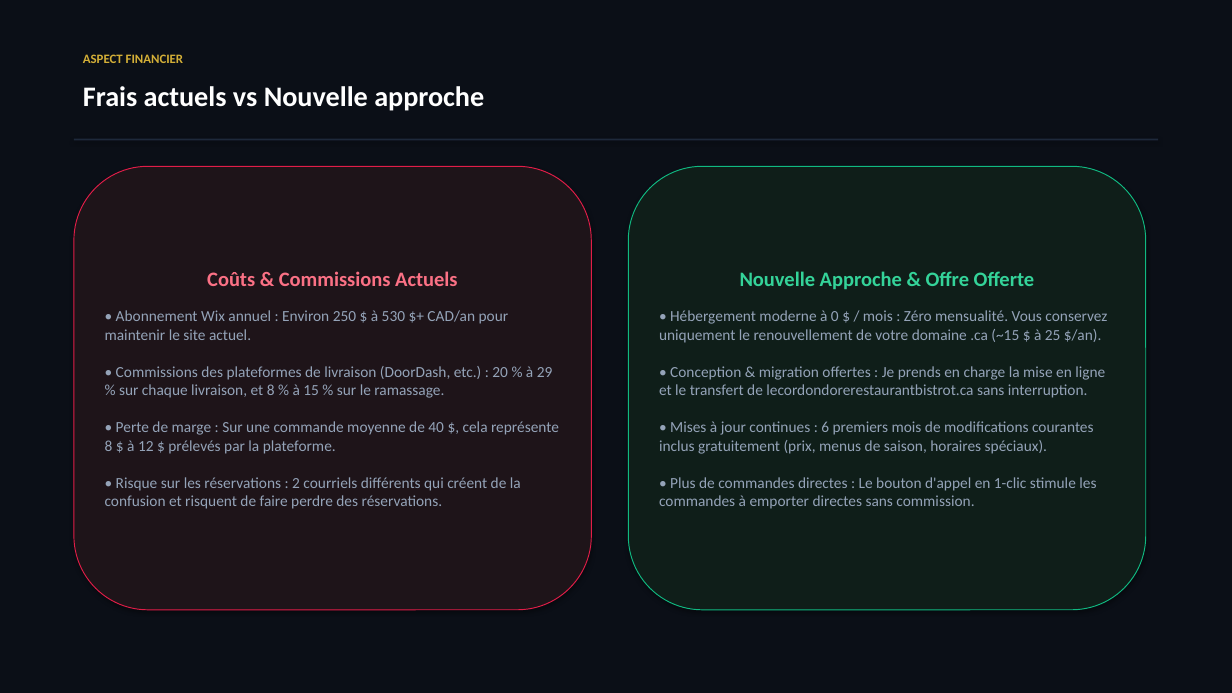
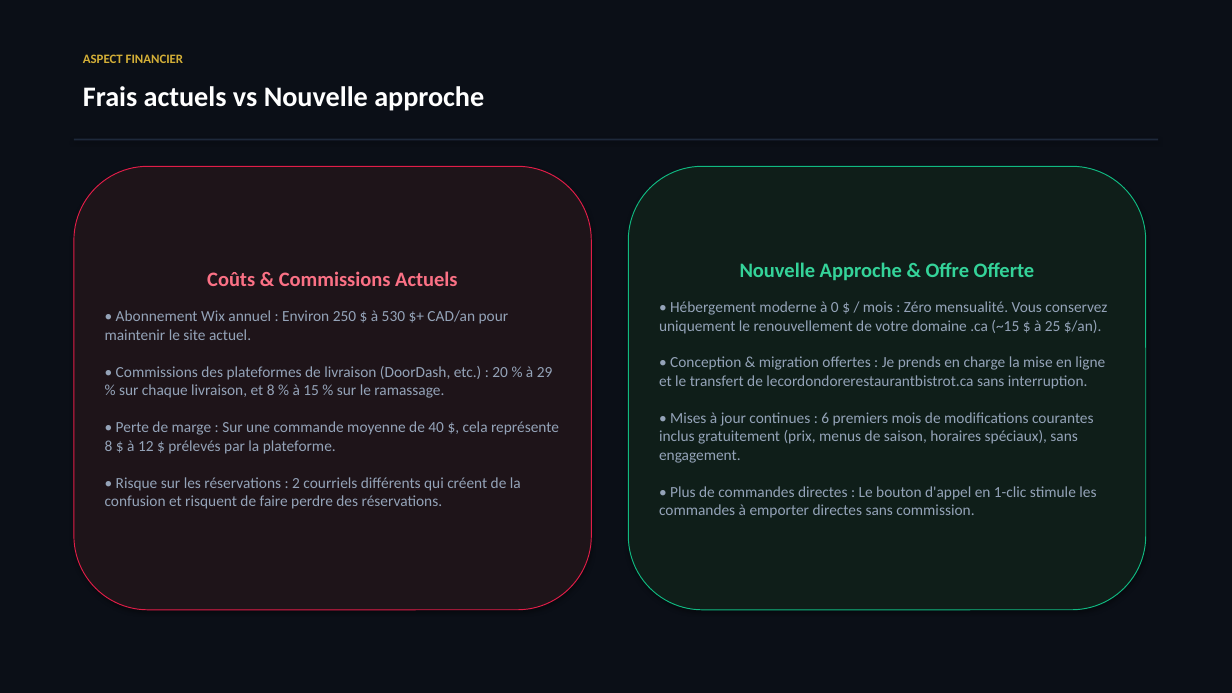
Before and after one commit to JopPank/le-cordon-dore, a slide deck: slide 6 of Presentation-Le-Cordon-Dore.pptx. Drawn at 1232x693 pixels with LibreOffice and Linux fonts; fonts in the diff are those of the drawing. Boxes give left, top, right and bottom in pixels: in the first picture for what was removed or moved away, otherwise in the second. Text is boxed around its words. In the diff, an @@ line names an element or a change of style, - is before the commit and + after.

```diff
--- a/Presentation-Le-Cordon-Dore.pptx
+++ b/Presentation-Le-Cordon-Dore.pptx
@@ text in rounded rectangle at <box>659,301,1107,518</box>: text changed @@
-• Hébergement moderne à 0 $ / mois : Zéro mensualité. Vous conservez uniquement le renouvellement de votre domaine .ca (~15 $ à 25 $/an).
-• Conception & migration offertes : Je prends en charge la mise en ligne et le transfert de lecordondorerestaurantbistrot.ca sans interruption.
-• Mises à jour continues : 6 premiers mois de modifications courantes inclus gratuitement (prix, menus de saison, horaires spéciaux).
-• Plus de commandes directes : Le bouton d'appel en 1-clic stimule les commandes à emporter directes sans commission.
+• Hébergement moderne à 0 $ / mois : Zéro mensualité. Vous conservez uniquement le renouvellement de votre domaine .ca (~15 $ à 25 $/an).
+• Conception & migration offertes : Je prends en charge la mise en ligne et le transfert de lecordondorerestaurantbistrot.ca sans interruption.
+• Mises à jour continues : 6 premiers mois de modifications courantes inclus gratuitement (prix, menus de saison, horaires spéciaux), sans engagement.
+• Plus de commandes directes : Le bouton d'appel en 1-clic stimule les commandes à emporter directes sans commission.
```
Also in this commit, not shown: 7 other slides changed, 13 other files.
